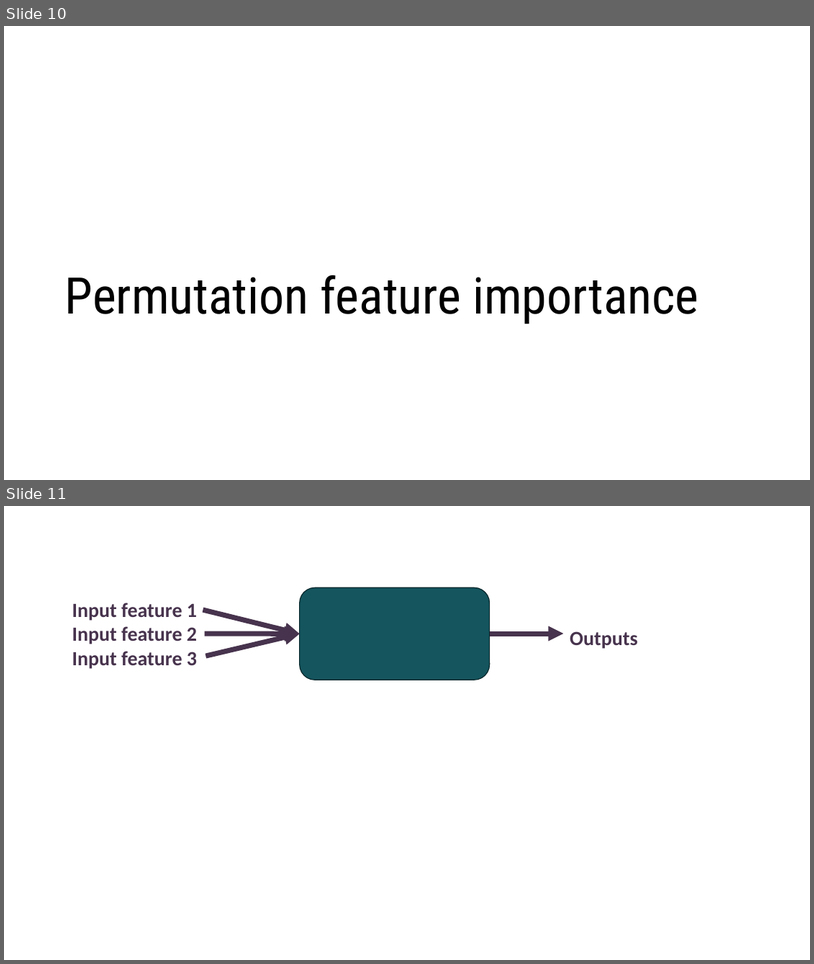
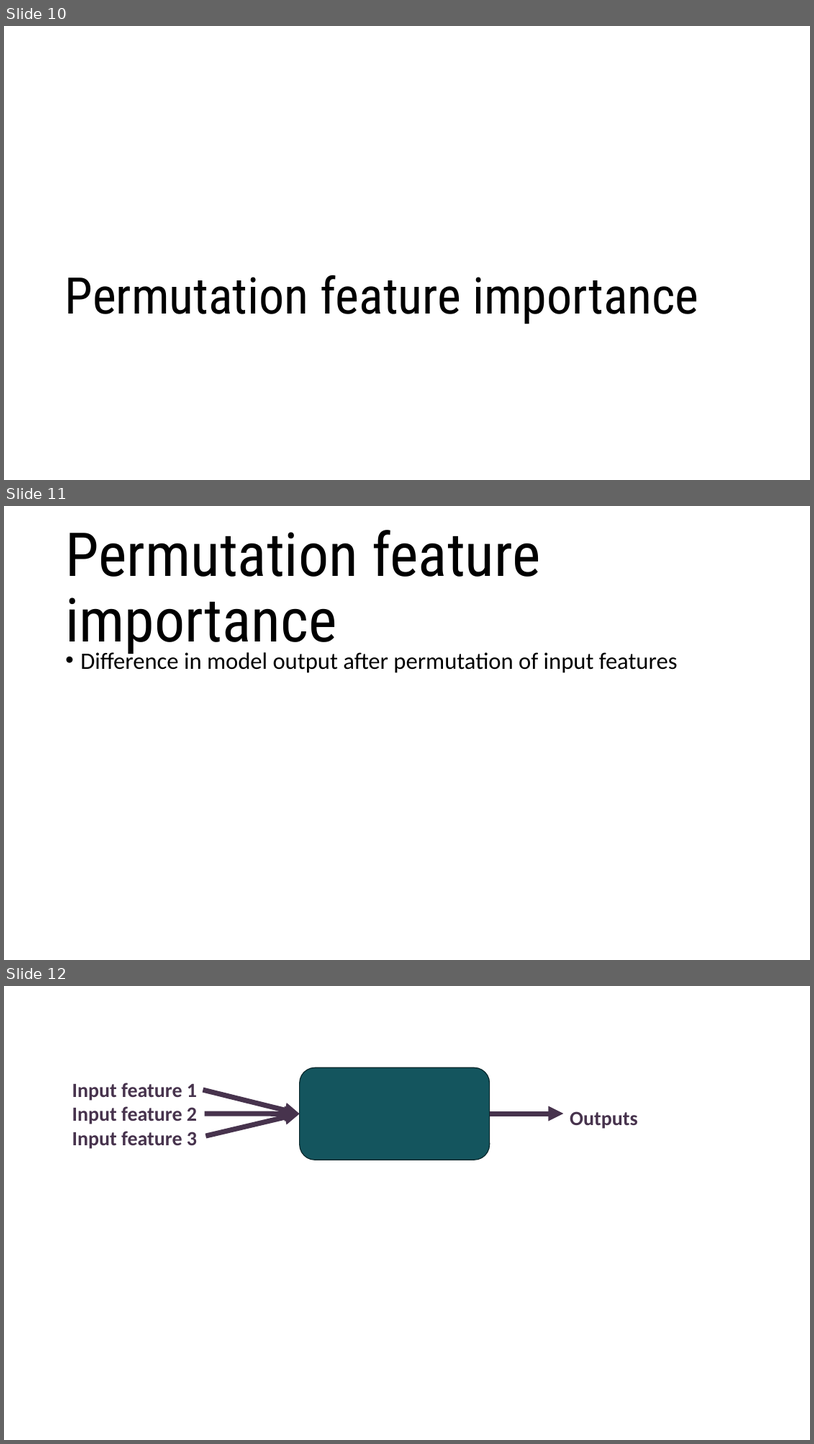
Before and after one commit to oriol-pomarol/codegeo_workshops, a slide deck: 2_feature_importance/feature_importance.pptx. Shown one above the other, each under a label of ours: slides 10 and 11 before the commit, slides 10, 11 and 12 after it. The pictures are 814x964 and 814x1444 pixels, drawn with LibreOffice and Linux fonts; fonts in the diff are those of the drawing; background and template pictures are left out. Boxes give left, top, right and bottom in pixels: in the first picture for what was removed or moved away, otherwise in the second. Text is boxed around its words. In the diff, an @@ line names an element or a change of style, - is before the commit and + after.

```diff
--- a/2_feature_importance/feature_importance.pptx
+++ b/2_feature_importance/feature_importance.pptx
@@ slide 11 added at box(4, 506, 810, 960), background picture (left out) @@
@@ title added at box(65, 530, 541, 656), 72 pt, text #000000 @@
+Permutation feature importance
@@ text added at box(80, 649, 678, 673), 28 pt, text #000000 @@
+• Difference in model output after permutation of input features
@@ what was slide 11 is now slide 12 @@
```
Also in this commit, not shown: 2 slides changed, 7 other slides added, 1 other file.
